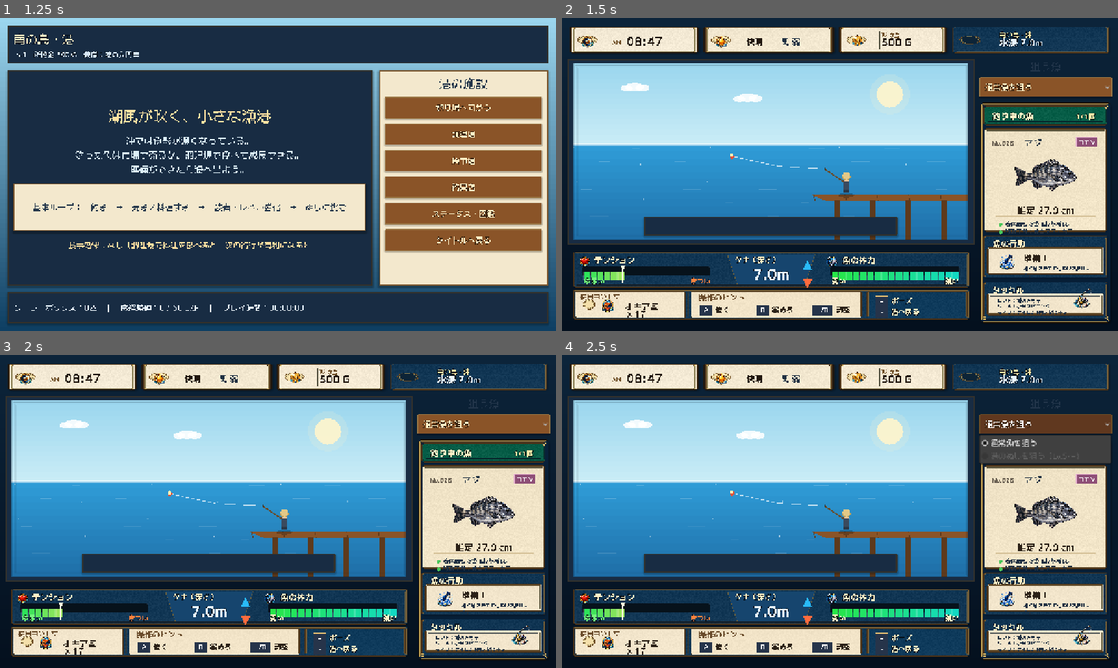
Above: before the commit, frames 1-4 (two rows, left to right).
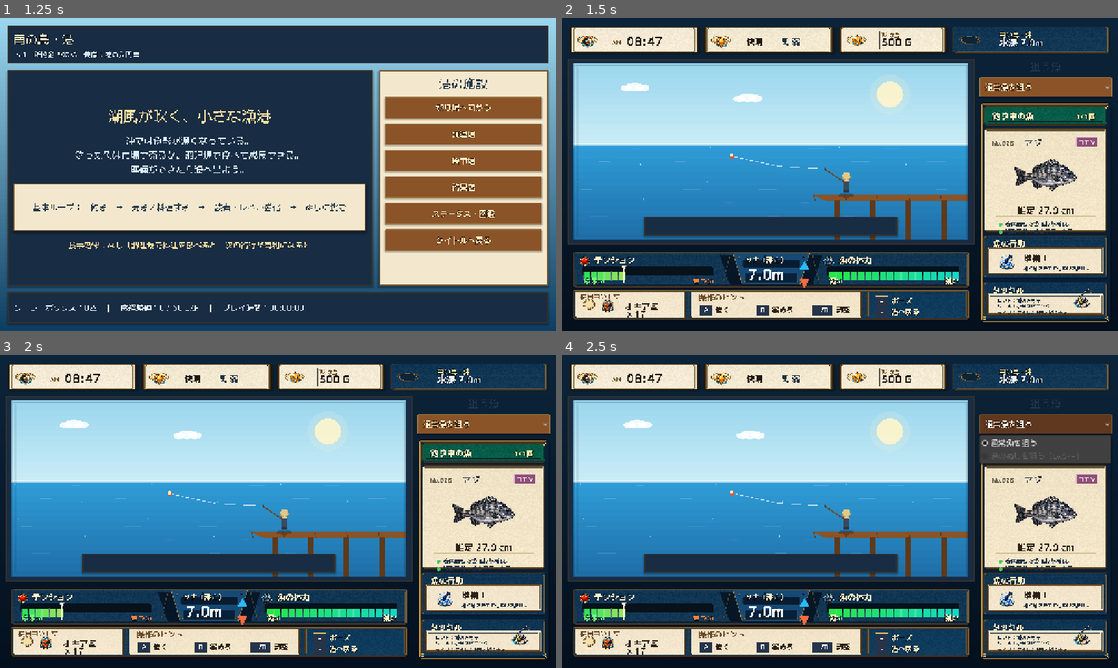
Above: after the commit, the same moments.

Repository: RYUKOU-OKUMURA/tsuri_quest_umi_mvp
Game: Godot game, scene res://scenes/main.tscn
The game is run twice, just before and just after one commit, with the same random seed, the same clock (stepped at 60 frames per second) and the same inputs.
Inputs:
- Up to frame 1 (1.25 s): click "ゲームを始める" at 0.5 s
- Up to frame 2 (1.5 s): click "釣り場へ向かう" at 1.25 s
- Up to frame 3 (2 s): no input
- Up to frame 4 (2.5 s): click "通常魚を狙う" at 2 s

Frame 1 is identical in both runs. In frame 2, 1.7% of the frame differs, in the area x 5-71%, y 75-87%; in frame 3, 1.7%; in frame 4, 1.7%.

Commit message:
Refine fight HUD depth plate

Diff:
--- a/src/ui/components/fight_hud.gd
+++ b/src/ui/components/fight_hud.gd
@@ -104,7 +104,7 @@
 
 	var depth_w := clampf(size.x * 0.14, 150.0, 190.0)
 	if _hud_frame != null:
-		depth_w = clampf(size.x * 0.225, 170.0, 220.0)
+		depth_w = clampf(size.x * 0.210, 165.0, 205.0)
 	var left_w := (top.size.x - depth_w - gap * 2.0) * (0.44 if _hud_frame == null else 0.50)
 	var right_w := top.size.x - depth_w - left_w - gap * 2.0
 	var tension_rect := Rect2(top.position, Vector2(left_w, top.size.y))
@@ -141,14 +141,18 @@
 func _draw_depth(font: Font, rect: Rect2) -> void:
 	_draw_panel(rect, Color("#0b355f"), Color("#08213c"), Palette.GOLD)
 	var title_y := 22.0 if _hud_frame == null else 24.0
-	_draw_text(font, "タナ（深さ）", rect.position + Vector2(22.0, title_y), 17, Palette.TEXT_BONE, 3)
+	var title := "タナ（深さ）"
+	var title_size := 17 if _hud_frame == null else 16
+	var title_w := font.get_string_size(title, HORIZONTAL_ALIGNMENT_LEFT, -1, title_size).x
+	var text_center_w := rect.size.x - (24.0 if _hud_frame != null else 0.0)
+	_draw_text(font, title, rect.position + Vector2((text_center_w - title_w) * 0.5, title_y), title_size, Palette.TEXT_BONE, 3)
 	var depth := 0.0
 	if simulator != null:
 		depth = simulator.depth
 	var value := "%.1fm" % depth
 	var value_size := 34
 	var value_w := font.get_string_size(value, HORIZONTAL_ALIGNMENT_LEFT, -1, value_size).x
-	_draw_text(font, value, rect.position + Vector2((rect.size.x - value_w) * 0.5, 59.0 if _hud_frame == null else 64.0), value_size, Color("#eaf6ff"), 4)
+	_draw_text(font, value, rect.position + Vector2((text_center_w - value_w) * 0.5, 59.0 if _hud_frame == null else 64.0), value_size, Color("#eaf6ff"), 4)
 	var cx := rect.position.x + rect.size.x - 22.0
 	_draw_triangle(Vector2(cx, rect.position.y + 34.0), 14.0, Color("#29baf7"), true)
 	_draw_triangle(Vector2(cx, rect.position.y + 70.0), 14.0, Color("#ff6b3e"), false)
Binary file changed: assets/showcase/underwater/fight_hud_frame.png
Not shown, changed: design-qa.md
Not shown, changed: docs/11_underwater_fight_showcase.md
Not shown, changed: tools/generate_underwater_ui_frame_assets.py
